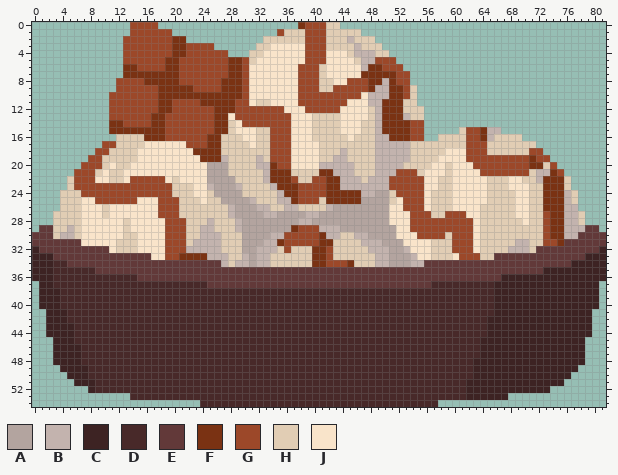
Two states of a sprite sheet, Assets/Game/Graphics/Items/chocolate icecream plate.png. That is the earlier state.
The file is 82x55 pixels.
Palette (. is transparent): A #b3a49f  B #c3b3ae  C #3d2323  D #482929  E #623939  F #7a3213  G #9c4829  H #e1cdb4  J #f9e4ca
Pixels before, first column x 0:
 0 ..............GGGG....................FGGGHH......................................
 1 ..............GGGGGG...............GHHHGGGHHHHH...................................
 2 .............GGGGGGGFF...........HHHHHHGGGHHHBHHH.................................
 3 .............GGGGGGGFFGGGG......HHJJJJJGGGHHHHBHHH................................
 4 .............GGGGGGGFFGGGGGG...HHJJJJJJGGGJJJHBBBHH...............................
 5 .............GGGGGGFFGGGGGGGFFGHJJJJJJJGGGJJJJHBBGGG..............................
 6 .............FFGGGGFFGGGGGGGFFGJJJJJJJGGGHJJJJJBFFGGG.............................
 7 .............FFFFFFFFGGGGGGGFFGJJJJJJJGGGHJJJJJFFFFFGG............................
 8 ............GGGGFFFFFGGGGGGFFFGJJJJJJJGGGHHJJGGGFFBFGG............................
 9 ............GGGGGGFFFFFGGGGFFFGJJJJJJJGGGHHGGGGGFBBFFGH...........................
10 ...........GGGGGGGFFFFFFFFFFFFGJJJJJJJGGGGGGGGGJBBBFFGH...........................
11 ...........GGGGGGGFFGGGGFFFFFGGJHHJJJJGGGGGGGJJJBBFFFHH...........................
12 ...........GGGGGGGFFGGGGGGFFFGGGGGGGJJJGGGGGJJJJHBFFFHHH..........................
13 ...........GGGGGGFFGGGGGGGFFJGGGGGGGGJJJHHHHJJJJHBFFFBHH..........................
14 ...........FFGGGGFFGGGGGGGFFHJGGGGGGGJJJHHHHJJJHHBFFFFGG..........................
15 ...........FFFFFFFFGGGGGGGFFHJJJHHGGGJJJHHHHJJJHHBFFFFGG.....HGGFBB...............
16 ............HHHHFFFGGGGGGFFHHHJJHHGGGJJJHHHHHJHHHBBFFFGG..HHHHGGFBHHHH............
17 ..........GGHHHHJJJJJJGGGFFHHHHJHHGGGJJJJHHHHHHHHBBBBBHHHHHHHHGGGHHHHHHH..........
18 .........GGHHHHJJJJJJJJFFFFHHHHHHHGGGJJJJHHHBHHHHBBBBBHHHHHJJJGGGHHHHHHGG.........
19 ........GGHHHHHJJJJJJJJJFFFBHHHHBHGGGJJJJHHBBHHHHBBBBBHHHHJJJJGGGGGGGGGFGG........
20 .......GGGHJHHJJJJJJJJJJJAAAHHHHBBFGGJJJJBBBBBHHHBBBBHHHHJJHJJJGGGGGGGGFFHG.......
21 ......GGGHJHHJJJJJJJJJJJJAAAHHHHHBFFFHHHHFFBBBHHHBBBGGGHJJJHJJJJGGGGGGGHBBFG......
22 .....HGGGJJHHJGGGGGJHJJJJAAAAHHHHBFFFGHHGGFFBBBHBBBGGGGGJJHHJJJJJHHHJJHHBFFFH.....
23 .....HGGGGGGGGGGGGGGHHHJJBAAABHHHHBFFFGGGGFFBBBBBBBGGGGGJJHHJJJJJHHHJJJHHFFFH.....
24 ....HHHGGGGGGGGGGGGGHHHJJHAAAAHHHHHBFFGGGGFFFFFBBAAHGGGGJHHHJJJJJHHHHJJHHFFFBH....
25 ....HHHJJGGGGGGJJJGGGHHHJHHAAAABHHHBBFGGGHFFFFFAAAAHJGGGJHHHJJJJJHHHHJJHHFFFBH....
26 ....HHHJJJHJJJJJJJGGGHHHHHHHBAAABBHHBBHHHHBAAAAAAAAJJGGGJHHHJJJJHHHHHJJHHFFFBB....
27 ...HHHHJJJHJJJJJJJGGGHHHHHHHBAAAABBAAAABBAAAAAAAAAAJJJGGGHHGGGJJHHHHHJJHHGFFBBH...
28 ...HHHHJJJJJJHJJJJJGGGHHHBHHHBAAAAAAAABBAAAAAAAAAAAJJJGGGGGGGGGJHHHHHHJHHGFFBBH...
29 .EEHHBHJJJJJJHJJJJJGGGHHBBHHHBAAAAAAAFGGGBBBAAAAAAAAJJGGGGGGGGGJHHHHHHHHHGFFBBBEE.
30 EEEHBBHJJJJJJHHJJJJGGGHHBBBHHHAAAABBGGGGGFBBHHBBAAAAJJJGGGGHGGGJHHHHHHHHHGFFBBEEEE
31 EEEEEEEJJJJJHHHJJJJGGGHBBBBHHHAAABBFGGGGGFFHHHHBBBAAAJJJJHHHGGGJHHHHHBBHHGGFEEEEEE
32 CEEEEEEEEEEJHHHJJJJGGGBBBBBHHHAABBBHGHHHFFGHHHHHBBBAABJJJHHHGGGJHHHHBBBHEEEEEEEEEC
33 CCCEEEEEEEEEEEEEEJJGGFFFFBBBHHBABBHHHHHHFFGHHHHHHBBAAABJJHHHJGGGHHEEEEEEEEEEEEECCC
34 CCCDDEEEEEEEEEEEEEEEEEEEEEEBHBBABBHHHHHHFFGGGFHHHBBAAABBEEEEEEEEEEEEEEEEEEEEECCCCC
35 CCCDDDDDDEEEEEEEEEEEEEEEEEEEEEEEEEEEEEEEEEEEEEEEEEEEEEEEEEEEEEEEEEEEEEEEECCCCCCCCC
36 CCCDDDDDDDDDDDDEEEEEEEEEEEEEEEEEEEEEEEEEEEEEEEEEEEEEEEEEEEEEEEEEEEECCCCCCCCCCCCCCC
37 .CCDDDDDDDDDDDDDDDDDDDDDDEEEEEEEEEEEEEEEEEEEEEEEEEEEEEEEEDDDDDDDDDCCCCCCCCCCCCCCC.
38 .CCCDDDDDDDDDDDDDDDDDDDDDDDDDDDDDDDDDDDDDDDDDDDDDDDDDDDDDDDDDDDDDDCCCCCCCCCCCCCCC.
39 .CCCDDDDDDDDDDDDDDDDDDDDDDDDDDDDDDDDDDDDDDDDDDDDDDDDDDDDDDDDDDDDDDCCCCCCCCCCCCCCC.
40 .CCCDDDDDDDDDDDDDDDDDDDDDDDDDDDDDDDDDDDDDDDDDDDDDDDDDDDDDDDDDDDDDDCCCCCCCCCCCCCCC.
41 ..CCCDDDDDDDDDDDDDDDDDDDDDDDDDDDDDDDDDDDDDDDDDDDDDDDDDDDDDDDDDDDDDCCCCCCCCCCCCCC..
42 ..CCCDDDDDDDDDDDDDDDDDDDDDDDDDDDDDDDDDDDDDDDDDDDDDDDDDDDDDDDDDDDDCCCCCCCCCCCCCCC..
43 ..CCCCDDDDDDDDDDDDDDDDDDDDDDDDDDDDDDDDDDDDDDDDDDDDDDDDDDDDDDDDDDDCCCCCCCCCCCCCCC..
44 ..CCCCDDDDDDDDDDDDDDDDDDDDDDDDDDDDDDDDDDDDDDDDDDDDDDDDDDDDDDDDDDDCCCCCCCCCCCCCCC..
45 ...CCCDDDDDDDDDDDDDDDDDDDDDDDDDDDDDDDDDDDDDDDDDDDDDDDDDDDDDDDDDDCCCCCCCCCCCCCCC...
46 ...CCCCDDDDDDDDDDDDDDDDDDDDDDDDDDDDDDDDDDDDDDDDDDDDDDDDDDDDDDDDDCCCCCCCCCCCCCCC...
47 ...CCCCDDDDDDDDDDDDDDDDDDDDDDDDDDDDDDDDDDDDDDDDDDDDDDDDDDDDDDDDDCCCCCCCCCCCCCCC...
48 ...CCCCDDDDDDDDDDDDDDDDDDDDDDDDDDDDDDDDDDDDDDDDDDDDDDDDDDDDDDDDCCCCCCCCCCCCCCCC...
49 ....CCCCDDDDDDDDDDDDDDDDDDDDDDDDDDDDDDDDDDDDDDDDDDDDDDDDDDDDDDDCCCCCCCCCCCCCCC....
50 .....CCCDDDDDDDDDDDDDDDDDDDDDDDDDDDDDDDDDDDDDDDDDDDDDDDDDDDDDDDCCCCCCCCCCCCCC.....
51 ......CCCDDDDDDDDDDDDDDDDDDDDDDDDDDDDDDDDDDDDDDDDDDDDDDDDDDDDDCCCCCCCCCCCCCC......
52 ........CDDDDDDDDDDDDDDDDDDDDDDDDDDDDDDDDDDDDDDDDDDDDDDDDDDDDDCCCCCCCCCCCC........
53 ..............DDDDDDDDDDDDDDDDDDDDDDDDDDDDDDDDDDDDDDDDDDDDDDDDCCCCCC..............
54 ........................DDDDDDDDDDDDDDDDDDDDDDDDDDDDDDDDDD........................
Once edited:
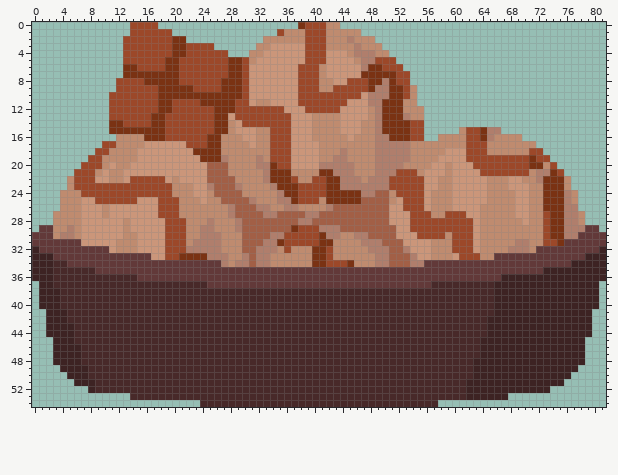
Commit message: a sprite has been updated
Diff:
colour A: #b3a49f -> #a25f46
colour B: #c3b3ae -> #b07e6c
colour H: #e1cdb4 -> #bf8b6f
colour J: #f9e4ca -> #cb967a
Where, in picture pixels (left, top, right, bottom), the same in both pictures:
changed: (53, 22, 585, 267)
